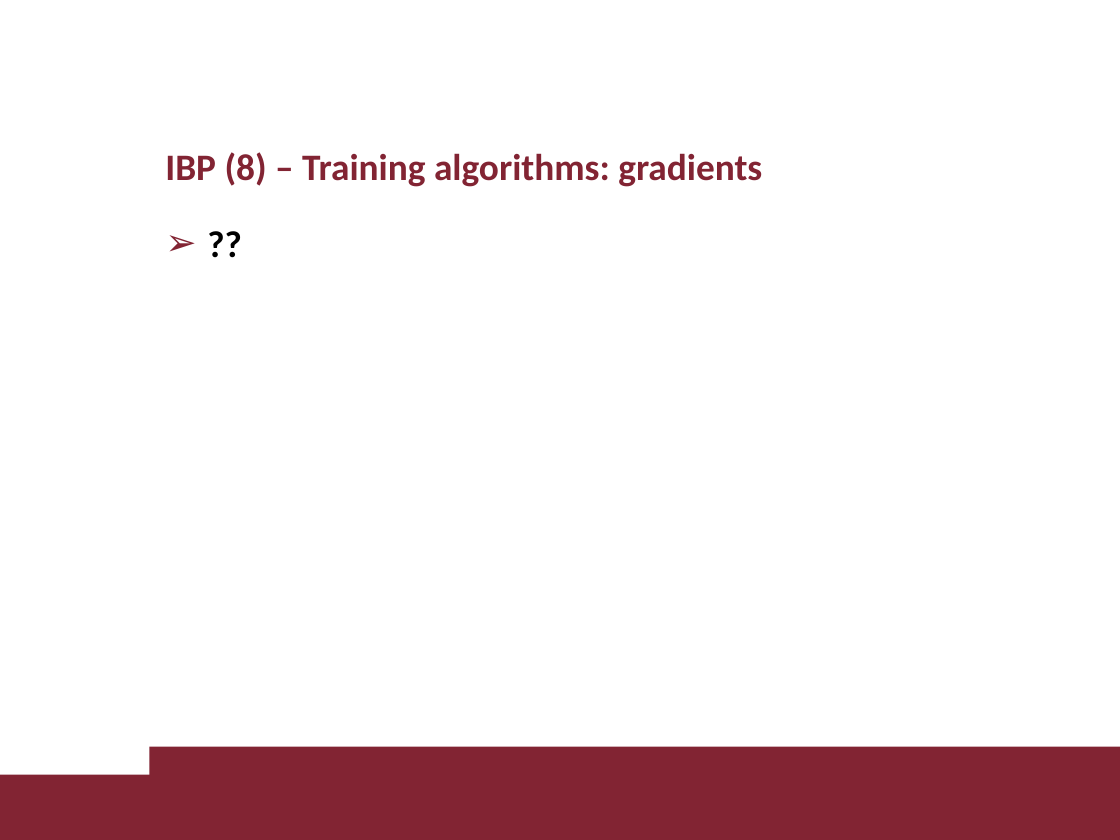
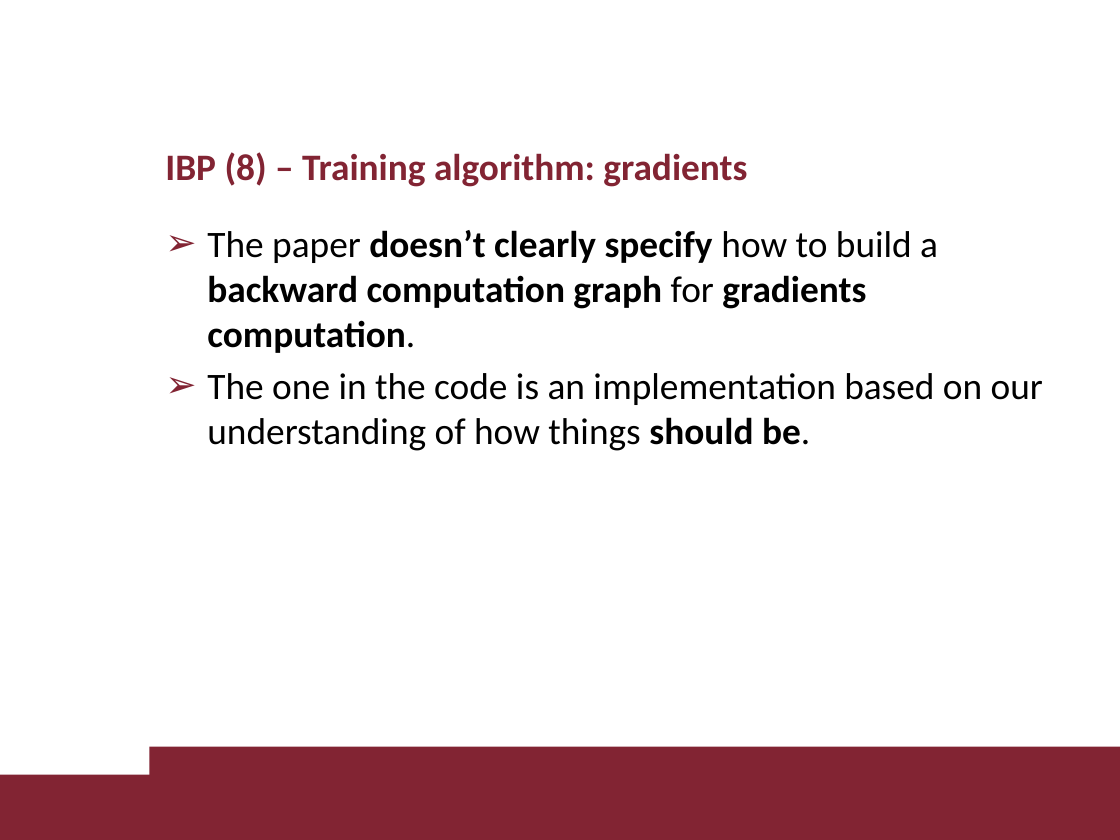
Before and after one commit to lorenzo-di-luccio/RL_Project, a slide deck: slide 11 of slides/diluccio_giamba_RL_project.pptx. Drawn at 1120x840 pixels with LibreOffice and Linux fonts; fonts in the diff are those of the drawing; background and template pictures are left out. Boxes give left, top, right and bottom in pixels: in the first picture for what was removed or moved away, otherwise in the second. Text is boxed around its words. In the diff, an @@ line names an element or a change of style, - is before the commit and + after.

```diff
--- a/slides/diluccio_giamba_RL_project.pptx
+++ b/slides/diluccio_giamba_RL_project.pptx
@@ title at box(165, 152, 747, 187): text changed @@
-IBP (8) – Training algorithms: gradients
+IBP (8) – Training algorithm: gradients
@@ text at box(207, 230, 1043, 451): text changed; bold off @@
-➢ ??
+➢ The paper doesn’t clearly specify how to build a backward computation graph for gradients computation.
+➢ The one in the code is an implementation based on our understanding of how things should be.
```
Also in this commit, not shown: 4 other slides changed, 5 slides added, 1 slide removed, 1 other file.
